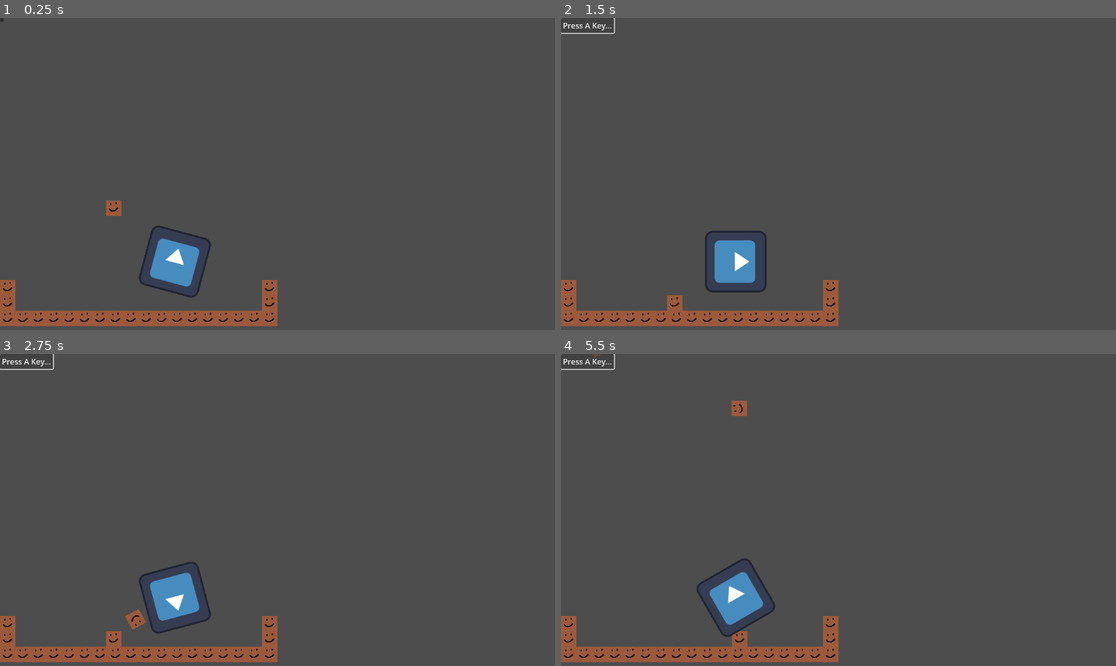
Above: before the commit, frames 1-4 (two rows, left to right).
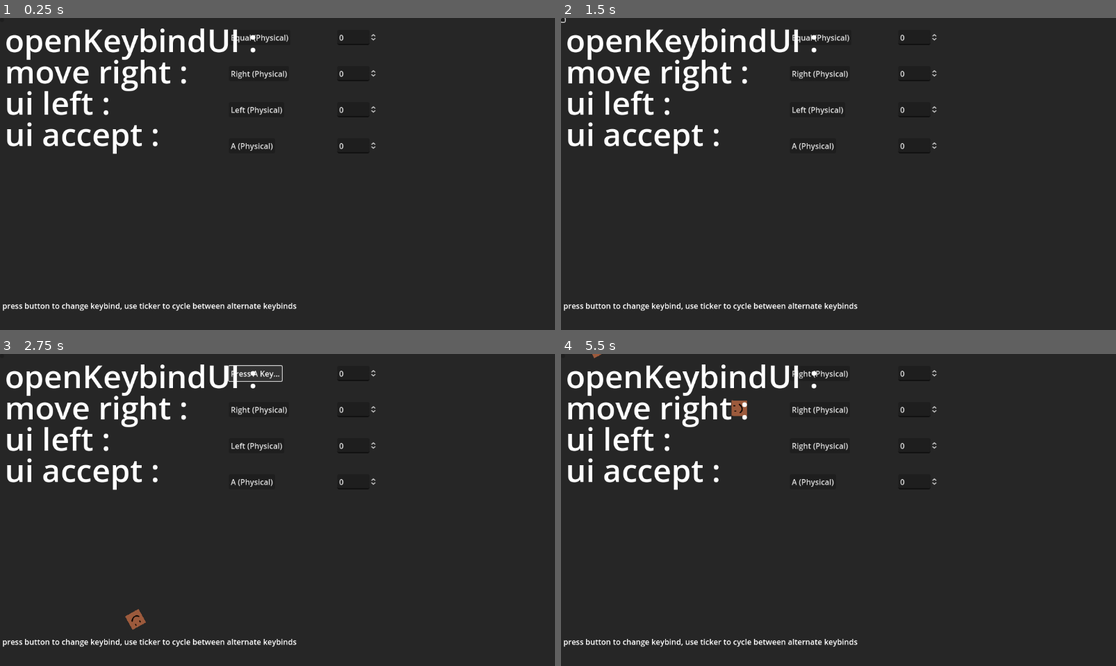
Above: after the commit, the same moments.

Repository: kaitaobenson/Dunebound
Game: Godot game, scene res://Main.tscn
Same seed, same stepped clock (60 frames per second), same inputs: the game is played once before the commit and once after it. The engine's default icon, where the game draws it, is replaced by a stand-in: a white triangle on a blue panel in a dark square.
Inputs (mouse positions are in pixels of both pictures, inside the frame that each line leads up to):
- Up to frame 1 (0.25 s): no input
- Up to frame 2 (1.5 s): click (561, 21) at 0.52 s; click (588, 24) at 1.25 s, where only the run before the commit has a clickable "Press A Key..."
- Up to frame 3 (2.75 s): click "Press A Key..." (after the commit: "Equal (Physical)") at 2 s
- Up to frame 4 (5.5 s): click "Press A Key..." (after the commit: "Right (Physical)") at 2.75 s; click "Press A Key..." at 3.5 s; click "Press A Key..." (after the commit: "Left (Physical)") at 4.25 s; hold Right (move-right) from 5.03 s (still down); tap = (openKeybindUI, bound only after the commit) at 5.1 s; tap A (ui_accept, bound only after the commit) at 5.27 s

The runs differ from the first frame. In frame 1, 99% of the frame differs, in the area x 0-100%, y 0-100%; in frame 2, 99%; in frame 3, 99%; in frame 4, 99%.
Error before the commit: Invalid access to property or key 'value' on a base object of type 'null instance'. (res://keybindUIButtonHandler.gd:14)

Commit message:
keybind ui go brrrrrrrr

Diff:
--- a/KaiTest3/Main.tscn
+++ b/KaiTest3/Main.tscn
@@ -1,10 +1,11 @@
-[gd_scene load_steps=10 format=3 uid="uid://bfyyn42ksngl"]
+[gd_scene load_steps=11 format=3 uid="uid://bfyyn42ksngl"]
 
 [ext_resource type="Texture2D" uid="uid://bv056h1kioqs5" path="res://pixil-frame-0.png" id="1_puo0q"]
 [ext_resource type="Script" path="res://CharacterBody2D.gd" id="2_i0tvu"]
 [ext_resource type="Script" path="res://keybindLoader.gd" id="3_ch58k"]
 [ext_resource type="PackedScene" uid="uid://oqb4x3h5pj8" path="res://gun.tscn" id="3_yelqt"]
 [ext_resource type="Script" path="res://UIgenerator.gd" id="5_a461o"]
+[ext_resource type="Script" path="res://keybindUIOpenerTest.gd" id="5_ah6qw"]
 [ext_resource type="Script" path="res://keybindUIButtonHandler.gd" id="6_3w8vr"]
 
 [sub_resource type="TileSetAtlasSource" id="TileSetAtlasSource_jd2el"]
@@ -50,15 +51,15 @@
 [node name="Gun" parent="." instance=ExtResource("3_yelqt")]
 position = Vector2(363, 506)
 
-[node name="Node2D" type="Node2D" parent="."]
-visible = false
+[node name="uiContainer" type="Node2D" parent="."]
+script = ExtResource("5_ah6qw")
 
-[node name="ColorRect" type="ColorRect" parent="Node2D"]
+[node name="ColorRect" type="ColorRect" parent="uiContainer"]
 offset_right = 1160.0
 offset_bottom = 648.0
 color = Color(0.14902, 0.14902, 0.14902, 1)
 
-[node name="Control" type="Control" parent="Node2D"]
+[node name="Control" type="Control" parent="uiContainer"]
 custom_minimum_size = Vector2(100, 10)
 layout_mode = 3
 anchors_preset = 0
@@ -66,10 +67,12 @@
 offset_bottom = 100.0
 script = ExtResource("5_a461o")
 
-[node name="SpinBox" type="SpinBox" parent="Node2D"]
-offset_right = 83.0625
-offset_bottom = 31.0
-value = 100.0
+[node name="Label" type="Label" parent="uiContainer"]
+offset_left = 5.0
+offset_top = 586.0
+offset_right = 1151.0
+offset_bottom = 639.0
+text = "press button to change keybind, use ticker to cycle between alternate keybinds"
 
 [node name="Templates" type="Node" parent="."]
 
@@ -78,4 +81,3 @@
 offset_bottom = 8.0
 script = ExtResource("6_3w8vr")
 metadata/action = &""
-metadata/correspondingTicker = NodePath("")
--- a/KaiTest3/UIgenerator.gd
+++ b/KaiTest3/UIgenerator.gd
@@ -20,19 +20,21 @@
 		var newTicker = SpinBox.new()
 		newButton.set_meta("action",actions[retghghhvh])
 		newTicker.min_value = 0
-		newTicker.max_value = InputMap.action_get_events(actions[retghghhvh]).size()
+		newTicker.max_value = InputMap.action_get_events(actions[retghghhvh]).size()-1
+		newTicker.name = "ticker" + str(Time.get_unix_time_from_system())
 		newButton.position.x = 475
 		newTicker.value = 0
-		newButton.position.y  =retghghhvh*50
+		newButton.position.y  =retghghhvh*75+25
 		newButton.text = InputMap.action_get_events(actions[retghghhvh])[0].as_text()
 		newText.position.x = 10
-		newText.position.y =  retghghhvh*50
-		newTicker.position.y =  retghghhvh*50
-		newTicker.position.x = 300
+		newText.position.y =  retghghhvh*65
+		newTicker.position.y =  retghghhvh*75+25
+		newTicker.position.x = 700
 		newText.z_index =99
 		newText.add_theme_font_size_override("font_size",66)
 		newText.text = replaceWithSpaces(actions[retghghhvh])+" :"
 		self.add_child(newText)
 		self.add_child(newTicker)
+		newButton.joob = newTicker
+		print("hi")
 		self.add_child(newButton)
-		newButton.set_meta("correspondingTicker",newTicker.get_path())
--- /dev/null
+++ b/KaiTest3/default_bus_layout.tres
@@ -0,0 +1,15 @@
+[gd_resource type="AudioBusLayout" format=3 uid="uid://cv3t8gjsax4lf"]
+
+[resource]
+bus/1/name = &"Music"
+bus/1/solo = false
+bus/1/mute = false
+bus/1/bypass_fx = false
+bus/1/volume_db = 0.0
+bus/1/send = &"Master"
+bus/2/name = &"SFX"
+bus/2/solo = false
+bus/2/mute = false
+bus/2/bypass_fx = false
+bus/2/volume_db = 0.0
+bus/2/send = &"Master"
--- a/KaiTest3/keybindLoader.gd
+++ b/KaiTest3/keybindLoader.gd
@@ -16,7 +16,7 @@
 
 func changeKeybind(actionName:String,keybindNumber:int,newKey:String)->bool:
 	var bufferParse:JSON = JSON.new()
-	var lerawjson = FileAccess.open("res://userData/keybinds.json",FileAccess.READ)
+	var lerawjson = FileAccess.open("user://keybinds.json",FileAccess.READ)
 	var lejson = lerawjson.get_as_text()
 	bufferParse.parse(lejson)
 
@@ -33,14 +33,21 @@
 		return false
 
 	leJsonBuffer["keybinds"][foundActionNumber]["key"][keybindNumber] = newKey
-	lerawjson = FileAccess.open("res://userData/keybinds.json",FileAccess.WRITE)
+	lerawjson = FileAccess.open("user://keybinds.json",FileAccess.WRITE)
 	lerawjson.store_string(bufferParse.stringify(leJsonBuffer,"\t"))
 	lerawjson.close()
 	reloadKeybinds()
 	return true
 func reloadKeybinds():
-	var keybindConfig = FileAccess.open("res://userData/keybinds.json",FileAccess.READ)
+	if(!FileAccess.file_exists("user://keybinds.json")):
+		var g = FileAccess.open("user://keybinds.json",FileAccess.WRITE)
+		var res = FileAccess.open("res://userData/keybinds.json",FileAccess.READ)
+		g.store_string(res.get_as_text())
+		g.close()
+		res.close()
+	var keybindConfig = FileAccess.open("user://keybinds.json",FileAccess.READ)
 	var configText = keybindConfig.get_as_text()
+	print(configText)
 	actions = InputMap.get_actions()
 
 	for d in actions.size():
--- a/KaiTest3/keybindUIButtonHandler.gd
+++ b/KaiTest3/keybindUIButtonHandler.gd
@@ -1,22 +1,26 @@
 extends Button
-@onready var keybindHandler = self.get_parent().get_parent().get_parent().get_node("keybindHandler")
+@onready var keybindHandler = get_tree().get_root().get_node("Node2D/keybindHandler")
 var onStandby:bool
 var receivedKeypress:String
-@onready var birthparent = self.get_parent().get_parent().get_parent().get_node("Node2D").get_node("Control")
+var joob
+@onready var birthparent = get_parent()
 # Called when the node enters the scene tree for the first time.
 func _input(event):
 	if (onStandby&&event.as_text().length()<15):
 		print(event.as_text())
 		receivedKeypress = event.as_text()
 		onStandby = false
-		print(self.get_meta("correspondingTicker"))
-		var joob = self.get_meta("correspondingTicker")
-		keybindHandler.changeKeybind(self.get_meta("action"),get_node(joob).value,receivedKeypress)
-		self.text = InputMap.action_get_events(self.get_meta("action"))[get_node(joob).value].as_text()
+		keybindHandler.changeKeybind(self.get_meta("action"),joob.value,receivedKeypress)
+		self.text = InputMap.action_get_events(self.get_meta("action"))[joob.value].as_text()
 		birthparent.reloadKeybindUI()
 func keybindSetSequence():
 	onStandby = true
 	receivedKeypress = "waiting"
 	self.text = "Press A Key..."
+func switchToAlternateKeybind(event):
+	self.text = InputMap.action_get_events(self.get_meta("action"))[joob.value].as_text()
 func _ready():
-	self.button_down.connect(keybindSetSequence)
+	print(joob)
+	if joob:
+		self.button_down.connect(keybindSetSequence)
+		joob.value_changed.connect(self.switchToAlternateKeybind)
--- /dev/null
+++ b/KaiTest3/keybindUIOpenerTest.gd
@@ -0,0 +1,8 @@
+extends Node2D
+@onready var uiContainer = get_parent().get_node("uiContainer")
+func _process(delta):
+	if Input.is_action_just_pressed("openKeybindUI"):
+		if(uiContainer.visible):
+			uiContainer.visible = false
+		else:
+			uiContainer.visible = true
--- a/KaiTest3/userData/keybinds.json
+++ b/KaiTest3/userData/keybinds.json
@@ -3,9 +3,16 @@
 	"comment2": "the defaults are just some random things i set, feel free to change them",
 	"keybinds": [
 		{
+			"actionName": "openKeybindUI",
+			"key": [
+				"Equal"
+			]
+		},
+		{
 			"actionName": "move-right",
 			"key": [
-				"Right"
+				"Right",
+				"L"
 			]
 		},
 		{
@@ -17,7 +24,7 @@
 		{
 			"actionName": "ui_accept",
 			"key": [
-				"Space"
+				"A"
 			]
 		}
 	]
